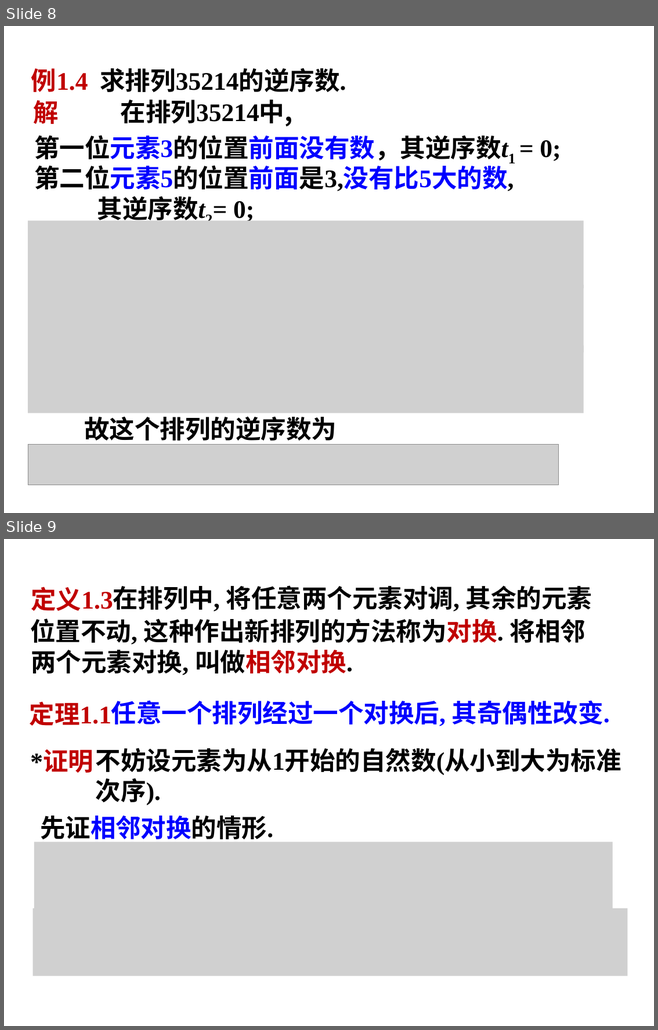
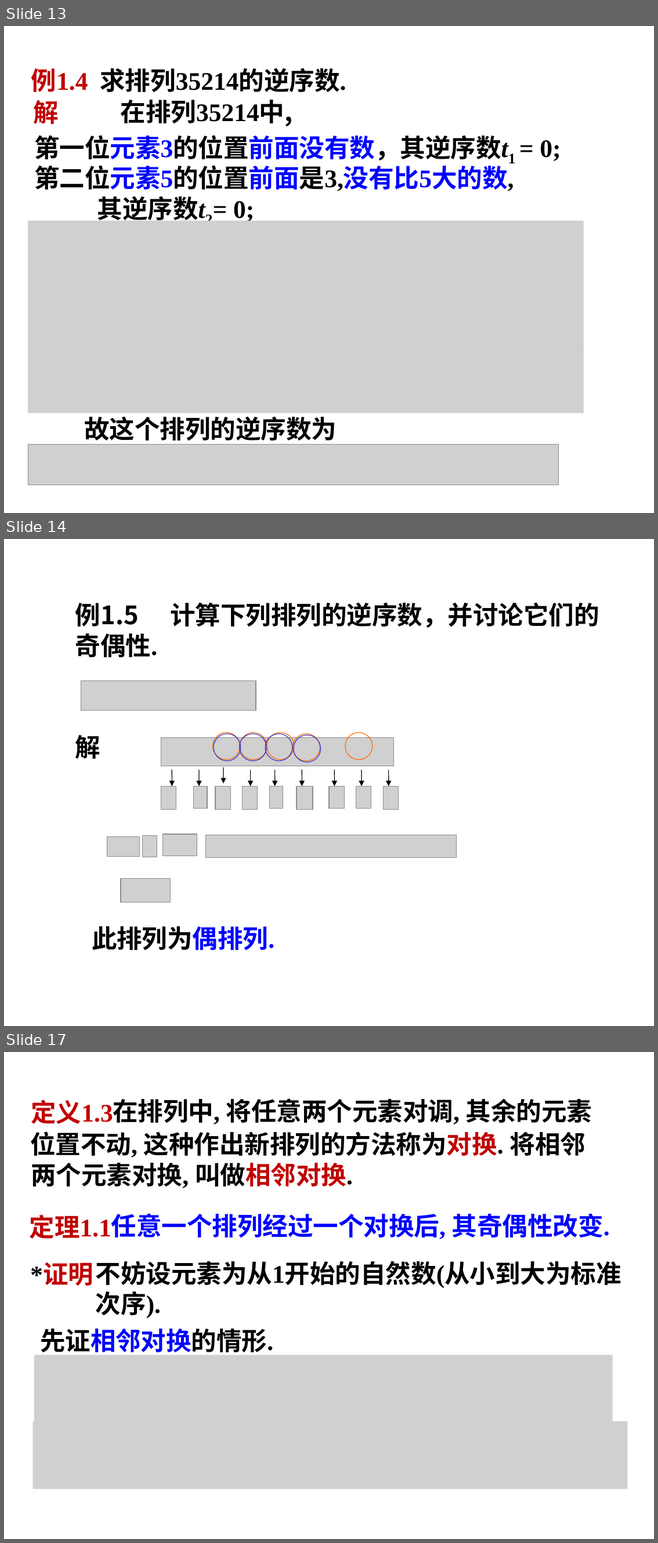
Before and after one commit to zeemeil/zeemeil.github.io, a slide deck: files/2025_2_LM/1005_0102.pptx. Shown one above the other, each under a label of ours: slides 8 and 9 before the commit, slides 13, 14 and 17 after it; the slides between them are not shown. The pictures are 658x1030 and 658x1543 pixels, drawn with LibreOffice and Linux fonts; fonts in the diff are those of the drawing; grey boxes stand for pictures; background and template pictures are left out. Boxes give left, top, right and bottom in pixels: in the first picture for what was removed or moved away, otherwise in the second. Text is boxed around its words. In the diff, an @@ line names an element or a change of style, - is before the commit and + after.

```diff
--- a/files/2025_2_LM/1005_0102.pptx
+++ b/files/2025_2_LM/1005_0102.pptx
@@ slide 14 added at bbox=[4, 539, 654, 1026], background picture (left out) @@
@@ text added at bbox=[75, 602, 598, 657], 28 pt, text #000000, bold @@
+例1.5 计算下列排列的逆序数，并讨论它们的奇偶性.
@@ picture added at bbox=[81, 681, 255, 711] @@
@@ text added at bbox=[75, 735, 101, 759], 28 pt, text #000000, bold @@
+解
@@ picture added at bbox=[161, 738, 394, 766] @@
@@ group added at bbox=[213, 734, 320, 762]: 4 ellipses @@
@@ group added at bbox=[213, 733, 372, 761]: 5 ellipses @@
@@ arrow added from (361, 770) to (361, 787), #000000 0.75 pt @@
@@ arrow added from (389, 770) to (389, 787), #000000 0.75 pt @@
@@ group added at bbox=[161, 767, 344, 810]: 7 arrows, 7 pictures @@
@@ picture added at bbox=[356, 787, 371, 809] @@
@@ picture added at bbox=[383, 787, 398, 810] @@
@@ picture added at bbox=[107, 837, 139, 857] @@
@@ picture added at bbox=[143, 835, 157, 857] @@
@@ picture added at bbox=[162, 835, 197, 856] @@
@@ picture added at bbox=[205, 835, 456, 858] @@
@@ picture added at bbox=[121, 879, 170, 902] @@
@@ text added at bbox=[92, 926, 274, 950], 28 pt, text #000000, bold @@
+此排列为偶排列.
@@ what was slide 8 is now slide 13 @@
@@ what was slide 9 is now slide 17 @@
```
Also in this commit, not shown: 18 other slides added, 2 slides removed, 2 other files.
